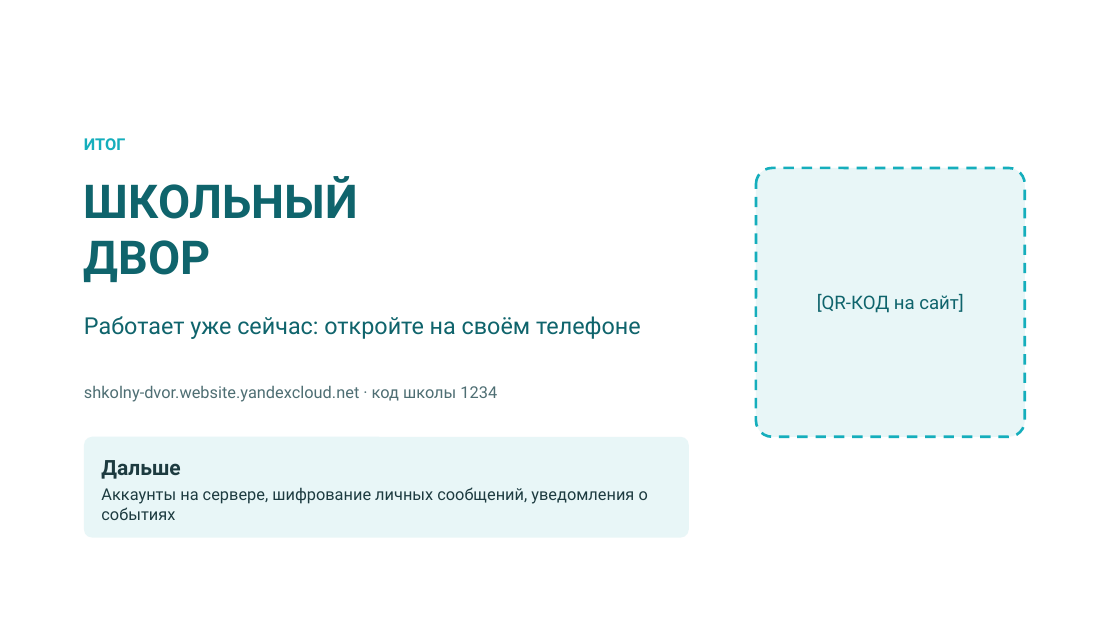
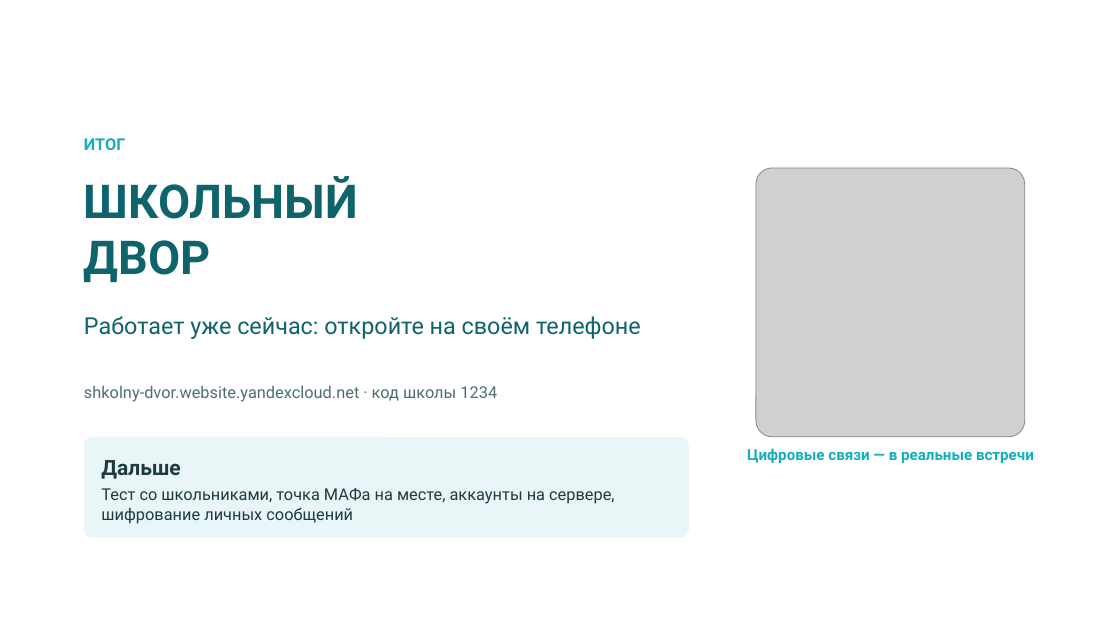
Before and after one commit to bnhogpad228/school-app, a slide deck: slide 13 of presentation/shkolny-dvor-SK-sreda.pptx. Drawn at 1120x630 pixels with LibreOffice and Linux fonts; fonts in the diff are those of the drawing; grey boxes stand for pictures; background and template pictures are left out. Boxes give left, top, right and bottom in pixels: in the first picture for what was removed or moved away, otherwise in the second. Text is boxed around its words. In the diff, an @@ line names an element or a change of style, - is before the commit and + after.

```diff
--- a/presentation/shkolny-dvor-SK-sreda.pptx
+++ b/presentation/shkolny-dvor-SK-sreda.pptx
@@ rounded rectangle removed at (x1=756, y1=168, x2=1025, y2=437) @@
-[QR-КОД на сайт]
@@ picture added at (x1=756, y1=168, x2=1025, y2=437) @@
@@ text added at (x1=747, y1=448, x2=1034, y2=463), 13 pt, text #15AEBC, bold @@
+Цифровые связи — в реальные встречи
@@ text in rounded rectangle at (x1=101, y1=488, x2=614, y2=524): text changed @@
-Аккаунты на сервере, шифрование личных сообщений, уведомления о событиях
+Тест со школьниками, точка МАФа на месте, аккаунты на сервере, шифрование личных сообщений
```
Also in this commit, not shown: 5 other slides changed, 1 other file.
